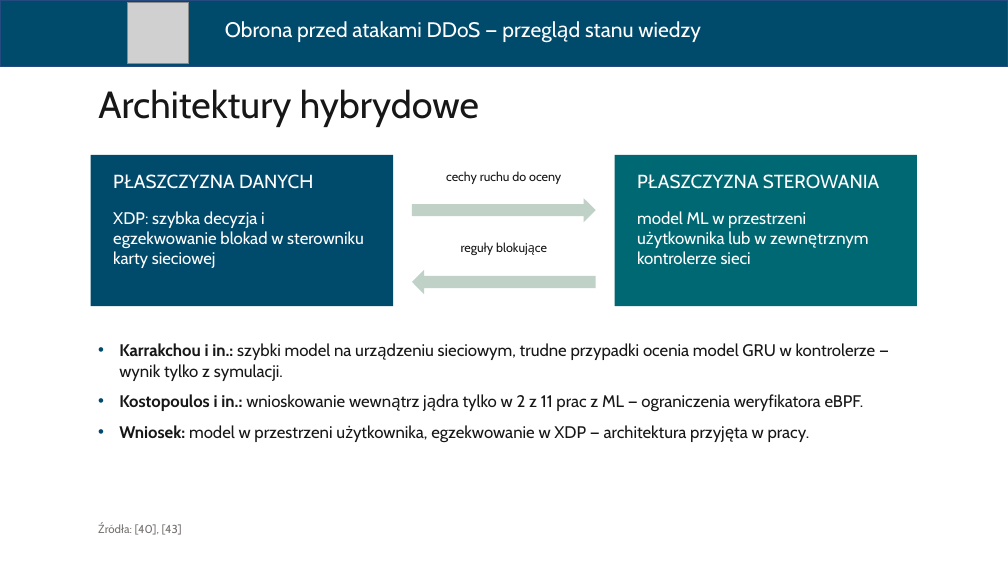
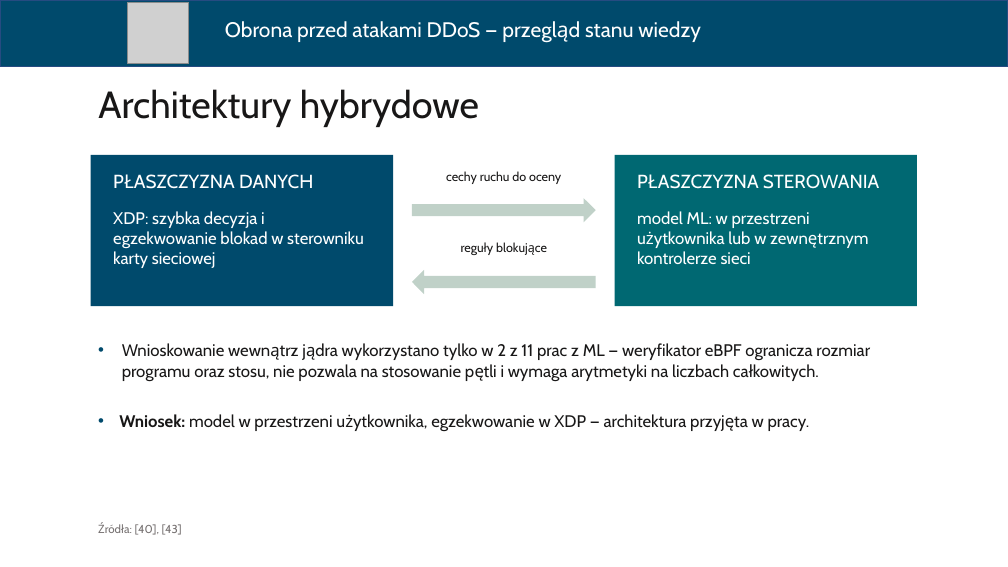
Before and after one commit to ArturBrogowicz/code, a slide deck: slide 18 of presentation/Prezentacja_WEiTI_PL.pptx (slide 19 before the commit). Drawn at 1008x567 pixels with LibreOffice and Linux fonts; fonts in the diff are those of the drawing; grey boxes stand for pictures. Boxes give left, top, right and bottom in pixels: in the first picture for what was removed or moved away, otherwise in the second. Text is boxed around its words. In the diff, an @@ line names an element or a change of style, - is before the commit and + after.

```diff
--- a/presentation/Prezentacja_WEiTI_PL.pptx
+++ b/presentation/Prezentacja_WEiTI_PL.pptx
@@ text at (x1=637, y1=211, x2=810, y2=265): text changed @@
-model ML w przestrzeni użytkownika lub w zewnętrznym kontrolerze sieci
+model ML: w przestrzeni użytkownika lub w zewnętrznym kontrolerze sieci
@@ text at (x1=122, y1=343, x2=870, y2=381): text changed @@
-• Karrakchou i in.: szybki model na urządzeniu sieciowym, trudne przypadki ocenia model GRU w kontrolerze — wynik tylko z symulacji.
-• Kostopoulos i in.: wnioskowanie wewnątrz jądra tylko w 2 z 11 prac z ML — ograniczenia weryfikatora eBPF.
+• Wnioskowanie wewnątrz jądra wykorzystano tylko w 2 z 11 prac z ML — weryfikator eBPF ogranicza rozmiar programu oraz stosu, nie pozwala na stosowanie pętli i wymaga arytmetyki na liczbach całkowitych.
```
Also in this commit, not shown: 9 other slides changed, 1 slide added, 2 slides removed.
